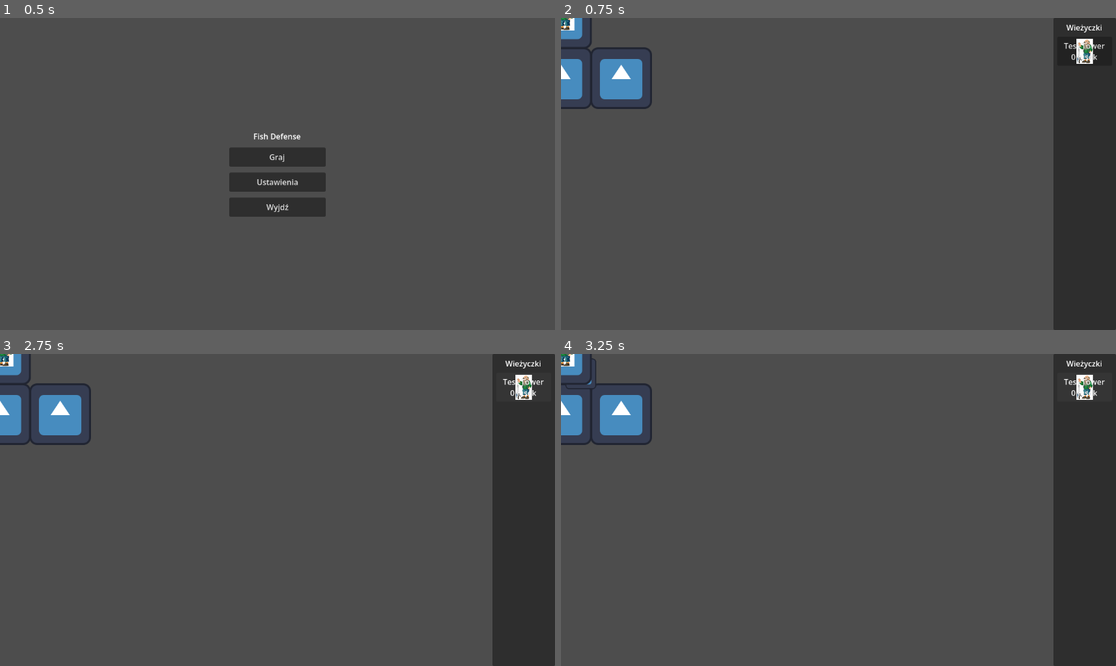
Above: before the commit, frames 1-4 (two rows, left to right).
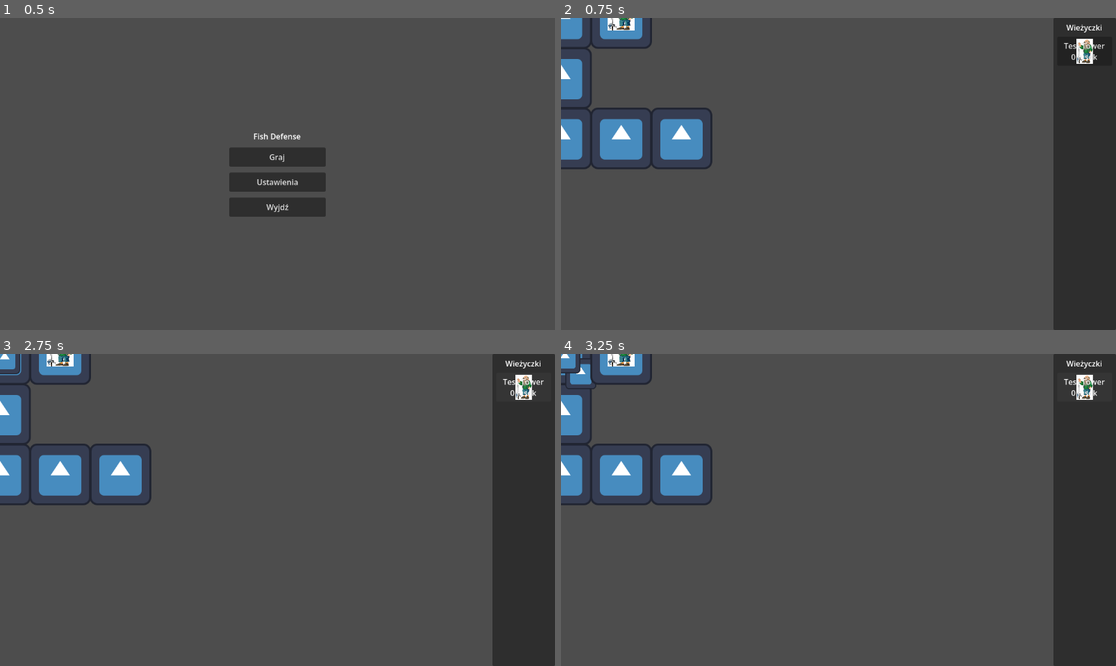
Above: after the commit, the same moments.

Repository: 1p22geo/dzem
Game: Godot game, scene res://scenes/ui/MainMenu.tscn
Same seed, same stepped clock (60 frames per second), same inputs: the game is played once before the commit and once after it. The engine's default icon, where the game draws it, is replaced by a stand-in: a white triangle on a blue panel in a dark square.
Inputs:
- Up to frame 1 (0.5 s): no input
- Up to frame 2 (0.75 s): click "Graj" at 0.5 s
- Up to frame 3 (2.75 s): click "Test Tower 0 łusek" at 1.25 s; click "Test Tower 0 łusek" at 2 s
- Up to frame 4 (3.25 s): click "Test Tower 0 łusek" at 2.75 s

Frame 1 is identical in both runs. In frame 2, 4.9% of the frame differs, in the area x 0-28%, y 0-49%; in frame 3, 5.0%; in frame 4, 5.2%.

Commit message:
temp: bigger map

Diff:
--- a/scenes/maps/Level1.tscn
+++ b/scenes/maps/Level1.tscn
@@ -1,6 +1,5 @@
 [gd_scene format=3 uid="uid://hi1s78l0h0a8"]
 
-[ext_resource type="PackedScene" uid="uid://bryc7pjhy46bq" path="res://scenes/Tile.tscn" id="1_ctvf8"]
 [ext_resource type="Script" uid="uid://dnuio0tlnmiyl" path="res://scripts/core/EnemyController.gd" id="2_80hdt"]
 [ext_resource type="PackedScene" uid="uid://ny51v2wqin1y" path="res://scenes/Platform.tscn" id="2_cnp4h"]
 [ext_resource type="Resource" uid="uid://djyhip8ve1kmi" path="res://resources/tower_defs/TestTower.tres" id="2_ry3nc"]
@@ -8,6 +7,7 @@
 [ext_resource type="PackedScene" path="res://scenes/ui/PauseMenu.tscn" id="3_pause"]
 [ext_resource type="Resource" uid="uid://scxxwlbcc0d8" path="res://resources/level_defs/Level1Waves.tres" id="3_u1mbr"]
 [ext_resource type="PackedScene" path="res://scenes/ui/TowerPanel.tscn" id="4_tower"]
+[ext_resource type="PackedScene" uid="uid://bpau7tcvfigcc" path="res://scenes/Road.tscn" id="5_l2ejl"]
 [ext_resource type="PackedScene" uid="uid://ktgw261ix4om" path="res://scenes/Base.tscn" id="8_ydmy2"]
 [ext_resource type="Script" uid="uid://nbalaemva10s" path="res://scripts/resource_definitions/TowerType.gd" id="9_l2ejl"]
 
@@ -17,15 +17,22 @@
 
 [node name="Platform" parent="tiles" unique_id=1084195734 instance=ExtResource("2_cnp4h")]
 top_level = true
+position = Vector2(125, 0)
 tower = ExtResource("2_ry3nc")
-
-[node name="Tile2" parent="tiles" unique_id=1954980730 instance=ExtResource("1_ctvf8")]
-position = Vector2(0, 125)
 
 [node name="Spawner" parent="tiles" unique_id=1579113028 instance=ExtResource("3_nuvw0")]
 
 [node name="Base" parent="tiles" unique_id=674030061 instance=ExtResource("8_ydmy2")]
-position = Vector2(125, 125)
+position = Vector2(250, 250)
+
+[node name="Road" parent="tiles" unique_id=1564369831 instance=ExtResource("5_l2ejl")]
+position = Vector2(0, 125)
+
+[node name="Road2" parent="tiles" unique_id=2083991129 instance=ExtResource("5_l2ejl")]
+position = Vector2(0, 250)
+
+[node name="Road3" parent="tiles" unique_id=1106805475 instance=ExtResource("5_l2ejl")]
+position = Vector2(125, 250)
 
 [node name="EnemyController" type="Node" parent="." unique_id=1550518633 node_paths=PackedStringArray("spawner")]
 unique_name_in_owner = true
